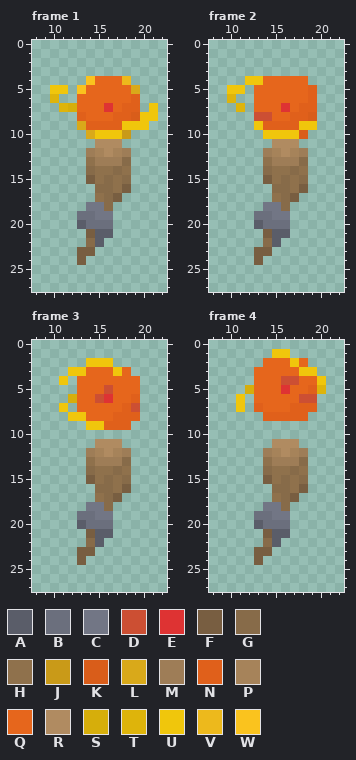
File history of a pixel-art file, Aseprite P/Weapons/FireWand/FireWand.aseprite. The picture above is the old version.
32x32 pixels, 12 frames. Colours within 5 levels of each other are drawn and written as one. Shown: frame 1: x 8..22, y 0..27; frame 2: x 8..22, y 0..27; frame 3: x 8..22, y 0..27; frame 4: x 8..22, y 0..27. The commit also changed other frames, which this record leaves out.
Palette (. is transparent): A #5a5d69  B #6b6f7d  C #727685  D #cc4f33  E #de3333  F #785e41  G #876b49  H #8f714c  J #c99a18  K #d95d1a  L #d9a91a  M #9e7d57  N #e0601b  P #a6835a  Q #e6661c  R #b08b61  S #d6ae0b  T #deb40b  U #f0c60c  V #edb91c  W #fac31e
Pixels before, frame 1, first column x 10:
 4 ....WQQQV...
 5 UU.WQQQQQL..
 6 T..QQQQQQN..
 7 .TSQQQEQNN.U
 8 ...NQQQNNKUU
 9 ...LNNNNUUU.
10 ....LUUUJ...
11 .....RRR....
12 ....MPRPM...
13 ....HMMMG...
14 ....GHHGH...
15 ....FHGHG...
16 .....GGHF...
17 .....HGF....
18 ....CCG.....
19 ...BBCC.....
20 ...ABBB.....
21 ....FAA.....
22 ....GA......
23 ...FF.......
24 ...F........
Pixels before, frame 2, first column x 10:
 4 ..UUQQQQQ.
 5 UU.QQQQQQN
 6 T..QQQQQQN
 7 .T.QQQEQNN
 8 ...DDQQNNK
 9 ...UNNNNUU
10 ....UUUUK.
11 .....RRR..
12 ....MPRPM.
13 ....HMMMG.
14 ....GHHGH.
15 ....FHGHG.
16 .....GGHF.
17 .....HGF..
18 ....CCG...
19 ...BBCC...
20 ...ABBB...
21 ....FAA...
22 ....GA....
23 ...FF.....
24 ...F......
Pixels before, frame 3, first column x 11:
 2 ...UUU...
 3 .UUQQQUQ.
 4 U.QQQQQQQ
 5 ..QQQDQQQ
 6 .SQQDEQQN
 7 U.QQQQQND
 8 .UUQQQNNN
 9 ...UUNNN.
10 .........
11 ....RRR..
12 ...MPRPM.
13 ...HMMMG.
14 ...GHHGH.
15 ...FHGHG.
16 ....GGHF.
17 ....HGF..
18 ...CCG...
19 ..BBCC...
20 ..ABBB...
21 ...FAA...
22 ...GA....
23 ..FF.....
24 ..F......
Pixels before, frame 4, first column x 11:
 1 ....UU....
 2 ...QQQUQ..
 3 ..QQQQQUU.
 4 ..QQQDDQQU
 5 .SQQQEQQNT
 6 U.QQQQQDD.
 7 U.NQQQNNN.
 8 ...NNNNN..
 9 ..........
10 ..........
11 ....RRR...
12 ...MPRPM..
13 ...HMMMG..
14 ...GHHGH..
15 ...FHGHG..
16 ....GGHF..
17 ....HGF...
18 ...CCG....
19 ..BBCC....
20 ..ABBB....
21 ...FAA....
22 ...GA.....
23 ..FF......
24 ..F.......
New version:
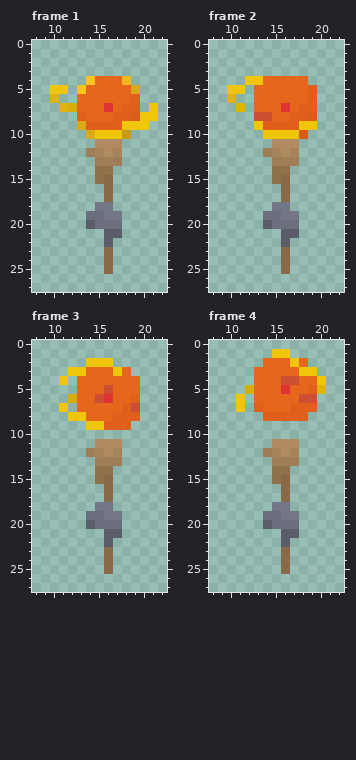
The edit:
Frame 1:
There is now colour A in row 21 at x 17; in row 22 at x 16.
The edit turns colour B into colour A in row 20 at x 14.
There is now colour B in row 20 at x 17.
The edit turns colour C into colour B in row 19 at x 15.
There is now colour C in row 19 at x 17.
The edit turns colour G into colour C in row 18 at x 16.
There is now colour G in rows 23 to 25 at x 16.
The edit erases colour A in row 20 at x 13; in rows 21 to 22 at x 15.
The edit erases colour B in row 19 at x 13.
The edit erases colour C in row 18 at x 14.
The edit erases colour F in row 15 at x 14; in row 16 at x 18; in row 17 at x 17; in row 21 at x 14; in row 23 at x 13 to 14; in row 24 at x 13.
The edit erases colour G in row 13 at x 18; in row 14 at x 14 and 17; in row 15 at x 18; in row 16 at x 15; in row 22 at x 14.
The edit erases colour H in row 13 at x 14; in row 14 at x 18; in rows 15 to 16 at x 17; in row 17 at x 15.
The edit erases colour M in row 12 at x 18.
Frame 2: the same change as frame 1
Frame 3: the same change as frame 1
Frame 4: the same change as frame 1
Where, in picture pixels (left, top, right, bottom), the same in both pictures:
changed: (77, 148, 131, 274)
changed: (254, 148, 308, 274)
changed: (77, 448, 131, 574)
changed: (254, 448, 308, 574)
